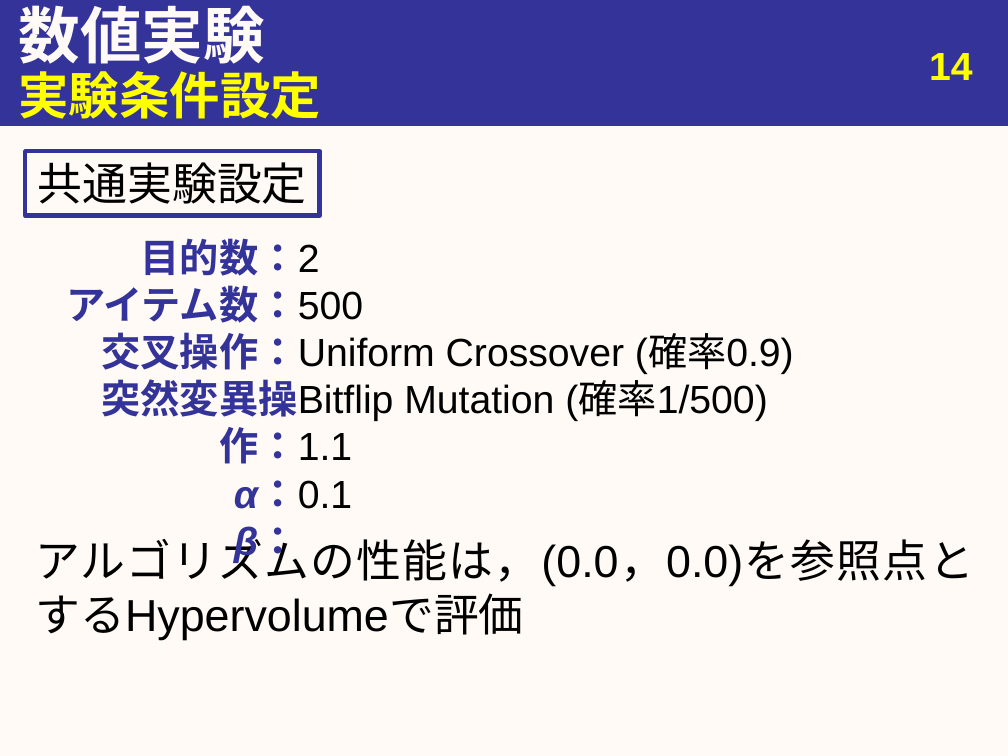
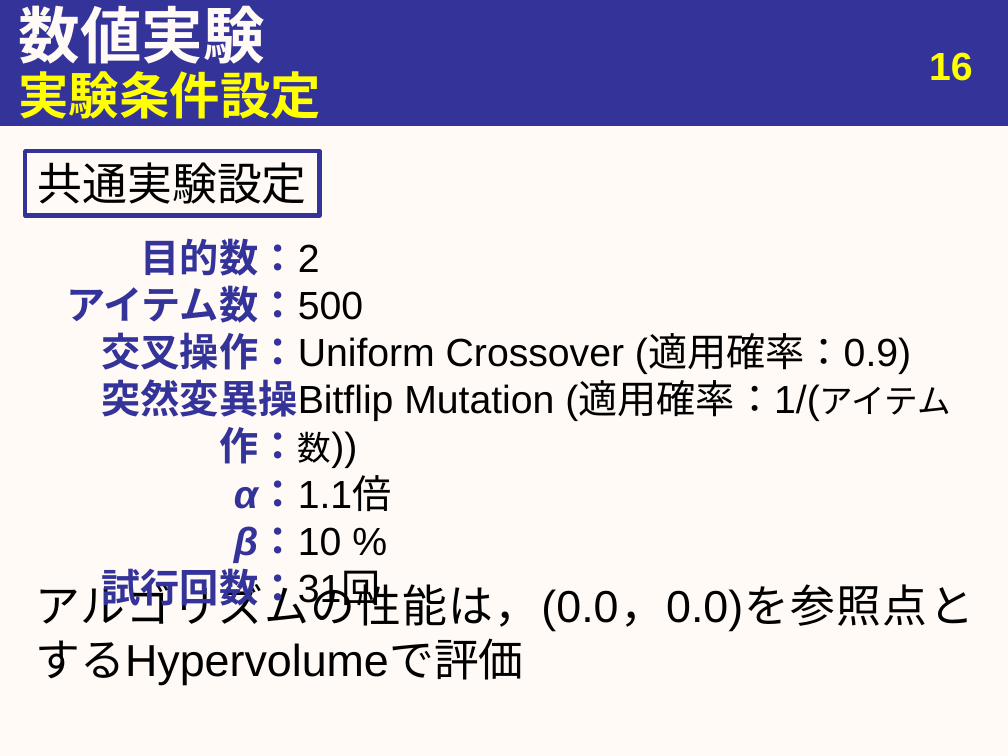
Before and after one commit to youle921/Slide-maintain, a slide deck: slide 17 of abstract/Slides/bachelor_thesis.pptx (slide 15 before the commit). Drawn at 1008x756 pixels with LibreOffice and Linux fonts; fonts in the diff are those of the drawing. Boxes give left, top, right and bottom in pixels: in the first picture for what was removed or moved away, otherwise in the second. Text is boxed around its words. In the diff, an @@ line names an element or a change of style, - is before the commit and + after.

```diff
--- a/abstract/Slides/bachelor_thesis.pptx
+++ b/abstract/Slides/bachelor_thesis.pptx
@@ page number at box(929, 52, 973, 81): text changed @@
-14
+16
@@ text "アルゴリズムの性能は，(0.0，0.0)を参照点とするHypervolumeで評価": place and size @@
-text "アルゴリズムの性能は，(0.0，0.0)を参照点とするHypervolumeで評価" at box(35, 532, 974, 641)
+text "アルゴリズムの性能は，(0.0，0.0)を参照点とするHypervolumeで評価" at box(35, 576, 974, 686)
@@ text at box(298, 335, 951, 556): text changed @@
-Uniform Crossover (確率0.9)
-Bitflip Mutation (確率1/500)
-1.1
-0.1
+Uniform Crossover (適用確率：0.9)
+Bitflip Mutation (適用確率：1/(アイテム数))
+1.1倍
+10 %
+31回
@@ text at box(102, 562, 298, 613): paragraph added @@
+試行回数：
```
Also in this commit, not shown: 14 other slides changed, 4 slides added, 2 slides removed, 9 other files.
